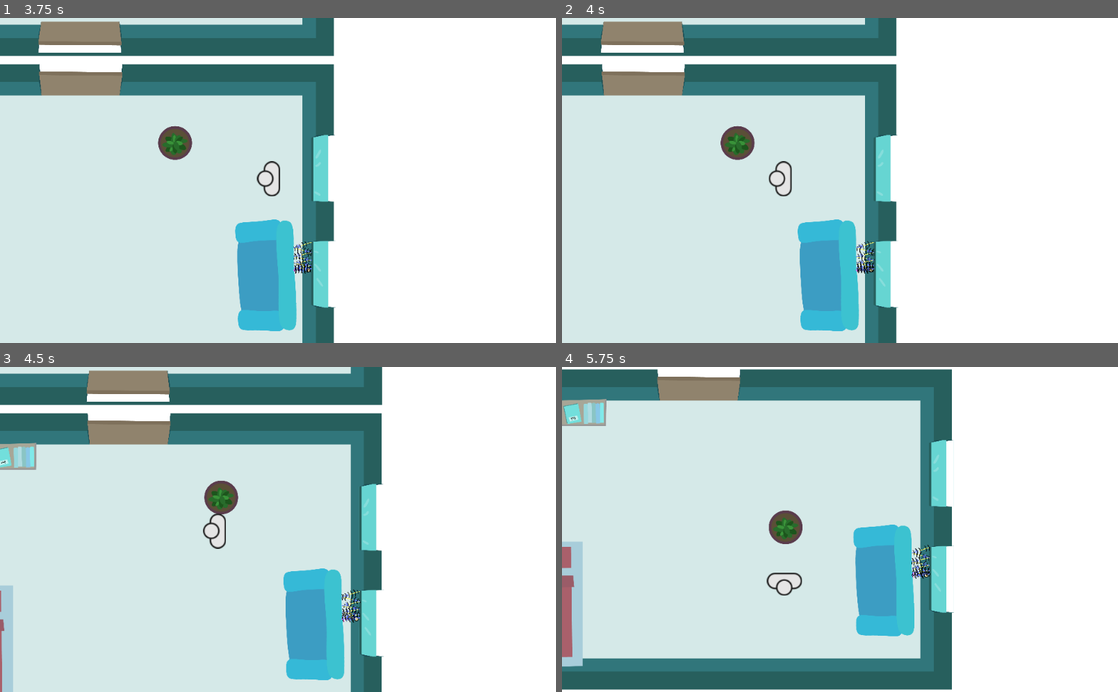
Above: before the commit, frames 1-4 (two rows, left to right).
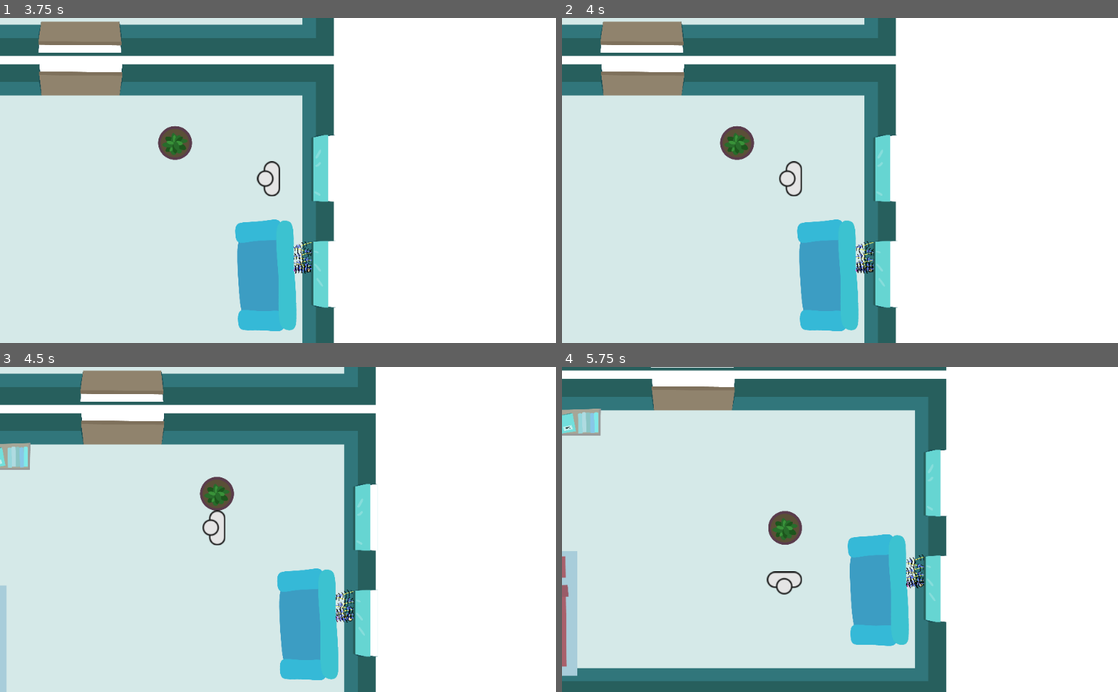
Above: after the commit, the same moments.

Repository: gingergenius/Spotify1962
Game: Godot game, scene res://scenes/levels/advanced_level.tscn
Two runs of this game, one before a commit and one after it. Both use one fixed random seed, a clock stepped at 60 frames per second and the inputs below.
Inputs (mouse positions are in pixels of both pictures, inside the frame that each line leads up to):
- Up to frame 1 (3.75 s): move the mouse to (400, 164) at 0.52 s; hold D (player_right) 0.53-1.25 s; hold Space (player_pull) 0.53-1.25 s; click (400, 164) at 0.67 s; tap Shift (player_sneak, bound only after the commit) at 0.8, 2.3 s; drag from (166, 196) to (250, 245) at 1.27 s; tap Enter at 2 s; move the mouse to (333, 109) at 2.02 s; hold D (player_right) 2.03-2.75 s; hold Space (player_pull) 2.03-2.75 s; drag from (250, 245) to (111, 131) at 2.77 s; move the mouse to (444, 229) at 3.52 s; hold A (player_left) from 3.53 s (still down); hold Space (player_pull) from 3.53 s (still down)
- Up to frame 2 (4 s): keep holding A (player_left); keep holding Space (player_pull); tap Shift (player_sneak, bound only after the commit) at 3.8 s
- Up to frame 3 (4.5 s): release A (player_left) at 4.25 s; release Space (player_pull) at 4.25 s; drag from (111, 480) to (194, 448) at 4.27 s
- Up to frame 4 (5.75 s): move the mouse to (867, 529) at 5.02 s; hold S (player_down) from 5.03 s (still down); hold Space (player_pull) from 5.03 s (still down); click (867, 529) at 5.17 s; tap Shift (player_sneak, bound only after the commit) at 5.3 s

Frame 1 is identical in both runs. In frame 2, 1.0% of the frame differs, in the area x 6-61%, y 0-100%; in frame 3, 6.5%; in frame 4, 17%, in the area x 0-71%, y 0-100%.

Commit message:
Implement player sneaking with SHIFT

Diff:
--- a/player.tscn
+++ b/player.tscn
@@ -27,6 +27,7 @@
 script = ExtResource( 1 )
 _sections_unfolded = [ "Angular", "Collision", "Linear", "Transform" ]
 WALK_SPEED = 1500
+SNEAK_SPEED = 300
 
 [node name="Camera2D" type="Camera2D" parent="." index="0"]
 
@@ -71,3 +72,4 @@
 script = ExtResource( 3 )
 PULLING_DISTANCE = 500
 PULLING_SPEED = 1200
+SNEAK_PULLING_SPEED = 300
--- a/project.godot
+++ b/project.godot
@@ -26,6 +26,8 @@
  ]
 player_pull=[ Object(InputEventKey,"resource_local_to_scene":false,"resource_name":"","device":0,"alt":false,"shift":false,"control":false,"meta":false,"command":false,"pressed":false,"scancode":32,"unicode":0,"echo":false,"script":null)
  ]
+player_sneak=[ Object(InputEventKey,"resource_local_to_scene":false,"resource_name":"","device":0,"alt":false,"shift":false,"control":false,"meta":false,"command":false,"pressed":false,"scancode":16777237,"unicode":0,"echo":false,"script":null)
+ ]
 
 [physics]
 
--- a/scenes/levels/advanced_level.tscn
+++ b/scenes/levels/advanced_level.tscn
@@ -29,7 +29,7 @@
 custom_solver_bias = 0.0
 extents = Vector2( 110, 110 )
 
-[node name="game" type="Node" index="0"]
+[node name="game" type="Node"]
 
 _sections_unfolded = [ "Pause" ]
 
@@ -1985,6 +1985,7 @@
 [node name="player" parent="." index="4" instance=ExtResource( 22 )]
 
 position = Vector2( 8197.24, 3768.74 )
+SNEAK_SPEED = 300
 
 [node name="Caster" parent="." index="5" instance=ExtResource( 23 )]
 
--- a/scenes/levels/intro_level.tscn
+++ b/scenes/levels/intro_level.tscn
@@ -26,7 +26,7 @@
 custom_solver_bias = 0.0
 extents = Vector2( 312.237, 441.528 )
 
-[node name="game" type="Node"]
+[node name="game" type="Node" index="0"]
 
 _sections_unfolded = [ "Pause" ]
 
--- a/scripts/player.gd
+++ b/scripts/player.gd
@@ -1,6 +1,7 @@
 extends RigidBody2D
 
-export var WALK_SPEED = 200
+export var WALK_SPEED = 1500
+export var SNEAK_SPEED = 300
 var velocity = Vector2()
 
 var angle_vel = 6 * 3.141592
@@ -63,7 +64,7 @@
 	else:
 		velocity.y = 0
 
-	set_linear_velocity(velocity.normalized() * WALK_SPEED)
+	set_linear_velocity(velocity.normalized() * (SNEAK_SPEED if Input.is_action_pressed("player_sneak") else WALK_SPEED))
 
 	# Step rotation
 	if velocity.length_squared() > 0.0001:
--- a/scripts/playerPullHelper.gd
+++ b/scripts/playerPullHelper.gd
@@ -4,6 +4,7 @@
 var pullingNode = null
 export var PULLING_DISTANCE = 500
 export var PULLING_SPEED = 1200
+export var SNEAK_PULLING_SPEED = 300
 var offset = null
 onready var player = get_node("..")
 
@@ -35,7 +36,7 @@
 				var b = pullingNode.global_position - global_position
 
 				var vel = a.length() * a.dot(b) * b
-				vel = vel.normalized() * PULLING_SPEED
+				vel = vel.normalized() * (SNEAK_PULLING_SPEED if Input.is_action_pressed("player_sneak") else PULLING_SPEED)
 
 				if b.dot(vel) < 0:
 					pullingNode.set_linear_velocity(vel)
